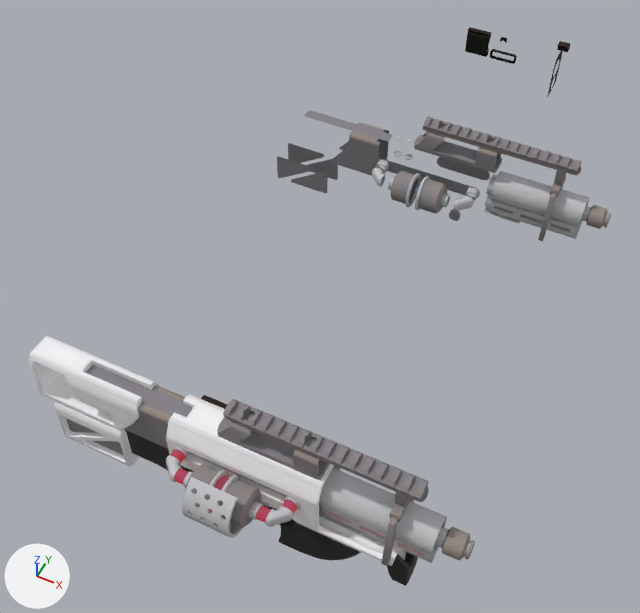
Before and after pictures for a commit that changed the FBX model StaticMeshes/P900/gun.fbx.
The view is the same before and after, from a camera (50 mm lens) standing at (4.39, -4.02, 8.26) and looking at (0.98, 2.8, -0.27). Every picture has the same lights, and +X, +Y and +Z are marked at lower left. Where no turn or scale is listed for an object, it has been applied to the vertices.

The older version as bpy lines, for what is in view:
```python
me_gun_001 = bpy.data.meshes.new('Gun.001')
me_gun_001.from_pydata(...)  # 333 vertices, 303 faces; spans x 0.85..2.45, y -0.23..0.39, z 0.24..0.91
# faces by material slot: [223, 80]
me_gun_001.materials.append(mat_plastic_black)
me_gun_001.materials.append(mat_plastic_yellow)
me_gun_002 = bpy.data.meshes.new('Gun.002')
me_gun_002.from_pydata(...)  # 2008 vertices, 1959 faces; spans x -0.73..3.95, y -0.74..0.38, z -0.29..1.36
# faces by material slot: [1170, 789]
me_gun_002.materials.append(mat_metal_darker)
me_gun_002.materials.append(mat_metal_shiny)
me_gun_005 = bpy.data.meshes.new('Gun.005')
me_gun_005.from_pydata(...)  # 3367 vertices, 3850 faces; spans x -0.98..3.95, y -0.74..0.39, z -0.75..1.36
# faces by material slot: [657, 223, 1170, 789, 114, 80, 3, 814]
me_gun_005.materials.append(mat_body)
me_gun_005.materials.append(mat_plastic_black)
me_gun_005.materials.append(mat_metal_darker)
me_gun_005.materials.append(mat_metal_shiny)
me_gun_005.materials.append(mat_tube)
me_gun_005.materials.append(mat_plastic_yellow)
me_gun_005.materials.append(mat_screen)
me_gun_005.materials.append(mat_plastic_handle)  # picture img_gun_plastic_handle_basecolor_png
ob_gun = bpy.data.objects.new('Gun', me_gun_005)
ob_gun.location = (0.0, 0.0, 0.0)
ob_gun_001 = bpy.data.objects.new('Gun.001', me_gun_002)
ob_gun_001.location = (0.0, 5.0, 0.0)
ob_gun_002 = bpy.data.objects.new('Gun.002', me_gun_001)
ob_gun_002.location = (0.0, 8.0, 0.0)
# also in view: 'armor' at (1.56, -0.55, 0.59)
```
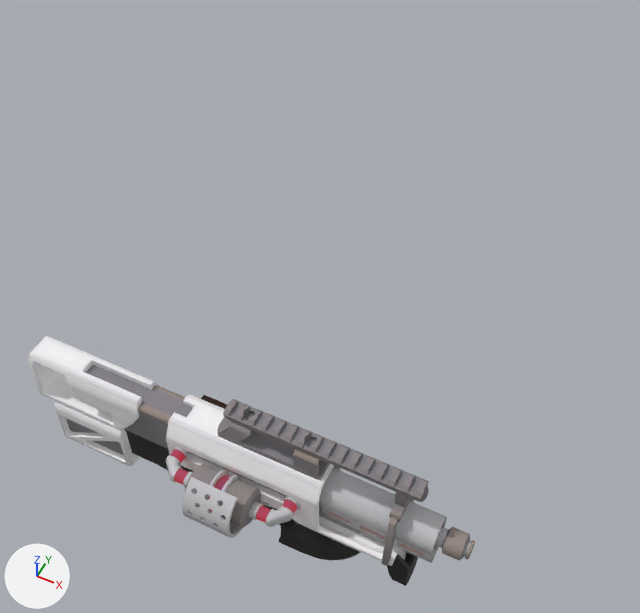
The change in detail:
Object 'Gun.002' (ob_gun_002) is deleted.
Object 'Gun.001' (ob_gun_001) is deleted.

Location of each change, (x1, y1, x2, y2) in pixels of the pictures (640 x 613 px):
'Gun.001', deleted
    before: (277, 110, 611, 241)
    faces in mat_metal_darker: (277, 110, 611, 241)
    faces in mat_metal_shiny: (372, 136, 608, 239)
'Gun.002', deleted
    before: (465, 27, 570, 97)
